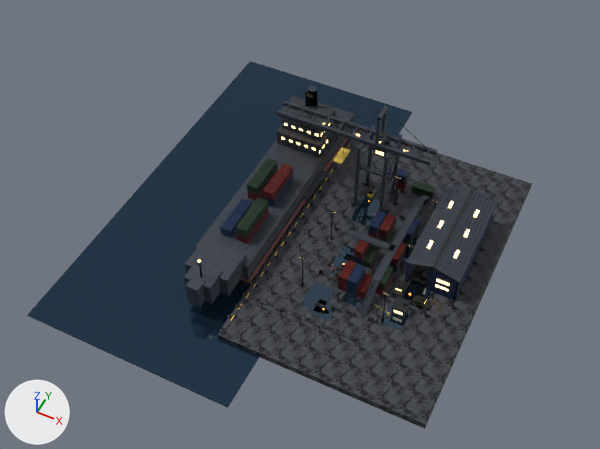
Before and after pictures for a commit that changed the glTF model godot/assets/models/port_environment.glb.
Camera for both pictures: a 50 mm camera at (48.1, -141.7, 175.7) aimed at (-18.4, -8.6, 9.3). The lights are fixed; the arrows at lower left show +X, +Y and +Z. The picture after the commit comes second. Vertices at exactly the same position are counted once.

Before the edit, the objects in view are built like this:
```python
ob_nightport_environment = bpy.data.objects.new('NightPort_Environment', me_nightport_environment_mesh)
ob_nightport_environment.location = (0.0, 0.0, 0.0)
```
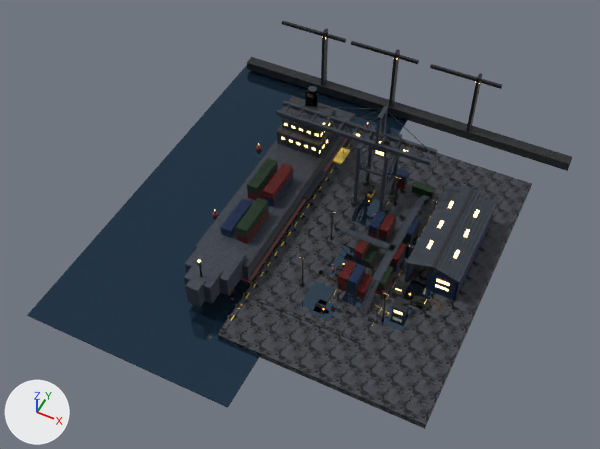
Location of each change, (x1, y1, x2, y2) in pixels of the pictures (600 x 449 px):
'NightPort_Environment', reshaped (8% wider, 11% taller): before (27, 61, 532, 429); after (27, 21, 573, 429)
part 1 of me_nightport_environment_mesh, added: after (247, 57, 573, 171)
part 2 of me_nightport_environment_mesh, added: after (321, 29, 328, 85)
part 3 of me_nightport_environment_mesh, added: after (282, 21, 346, 43)
part 4 of me_nightport_environment_mesh, added: after (389, 49, 400, 107)
part 5 of me_nightport_environment_mesh, added: after (351, 41, 419, 64)
part 6 of me_nightport_environment_mesh, added: after (466, 73, 482, 131)
part 7 of me_nightport_environment_mesh, added: after (430, 64, 502, 89)

The change, as a diff of the scene's bpy script:
```diff
--- a/godot/assets/models/port_environment.glb.py
+++ b/godot/assets/models/port_environment.glb.py
@@ me_nightport_environment_mesh @@
 # used by ob_nightport_environment; location = (0.0, 0.0, 0.0)
-me_nightport_environment_mesh.from_pydata(...)  # 8118 vertices, 12776 faces; spans x -72.0..32.0, y -60.0..60.0, z -2.0..32.5
+me_nightport_environment_mesh.from_pydata(...)  # 8852 vertices, 13782 faces; spans x -72.0..40.0, y -60.0..60.0, z -2.0..32.5
+# me_nightport_environment_mesh part 1: a new loose piece, a box spanning x -70.0..40.0, y 54.2..57.8, z -0.2..2.6, in mat_mi_dark_steel
+# me_nightport_environment_mesh part 2: a new loose piece, a box spanning x -42.45..-41.55, y 54.75..57.25, z 1.0..23.0, in mat_mi_dark_steel
+# me_nightport_environment_mesh part 3: a new loose piece, a box spanning x -57.0..-35.0, y 55.55..56.45, z 21.05..21.95, in mat_mi_dark_steel
+# me_nightport_environment_mesh part 4: a new loose piece, a box spanning x -18.45..-17.55, y 54.75..57.25, z 1.0..23.0, in mat_mi_dark_steel
+# me_nightport_environment_mesh part 5: a new loose piece, a box spanning x -33.0..-11.0, y 55.55..56.45, z 21.05..21.95, in mat_mi_dark_steel
+# me_nightport_environment_mesh part 6: a new loose piece, a box spanning x 7.55..8.45, y 54.75..57.25, z 1.0..23.0, in mat_mi_dark_steel
+# me_nightport_environment_mesh part 7: a new loose piece, a box spanning x -7.0..15.0, y 55.55..56.45, z 21.05..21.95, in mat_mi_dark_steel
+# other edits to the shape of me_nightport_environment_mesh do not show in these pictures
 me_nightport_environment_mesh.materials.append(mat_mi_dock_wetconcrete)
```
